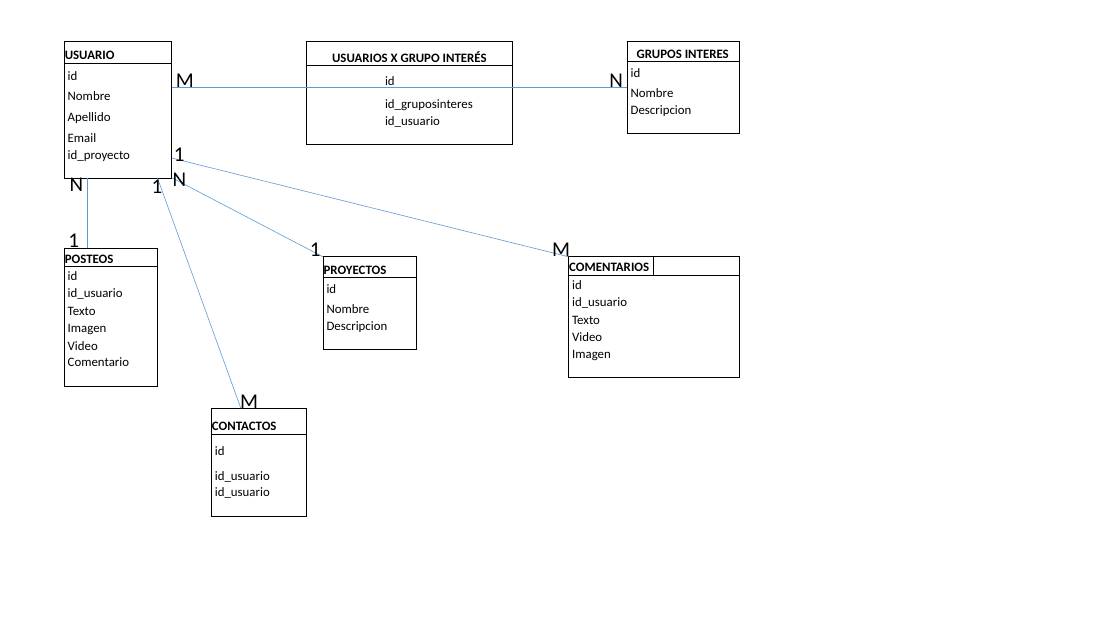
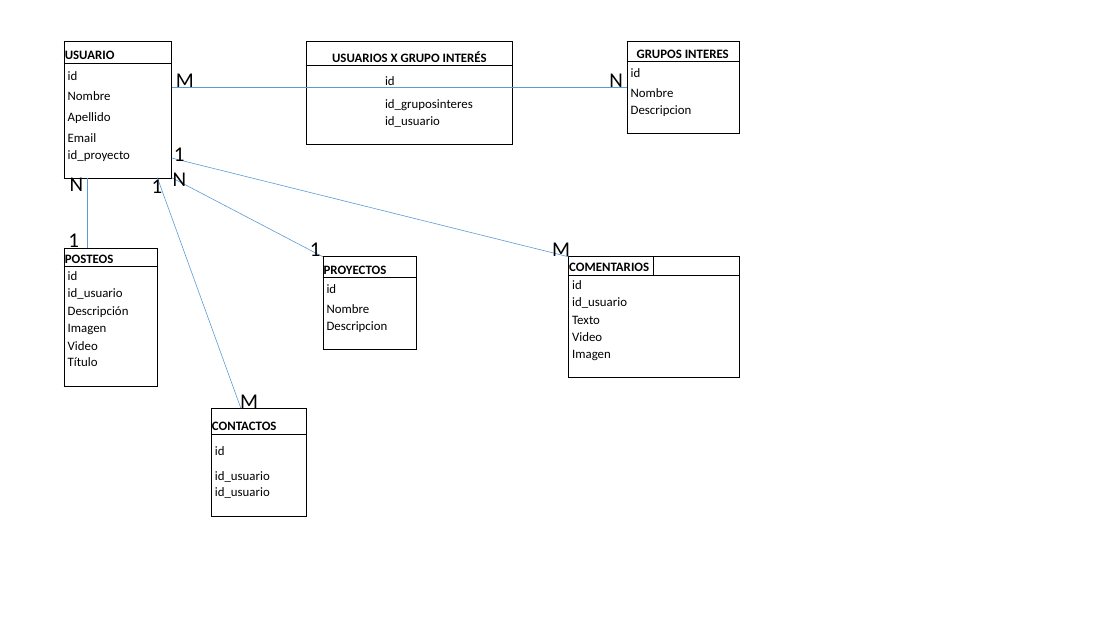
Before and after one commit to pablodlegaspi/proyecto-integrador-frp, a slide deck: slide 1 of deposito-de-archivos/Tablas Vecinos Colaborativos.pptx. Drawn at 1120x630 pixels with LibreOffice and Linux fonts; fonts in the diff are those of the drawing. Boxes give left, top, right and bottom in pixels: in the first picture for what was removed or moved away, otherwise in the second. Text is boxed around its words. In the diff, an @@ line names an element or a change of style, - is before the commit and + after.

Commit message:
agregamos caract a ppt de base de datos

```diff
--- a/deposito-de-archivos/Tablas Vecinos Colaborativos.pptx
+++ b/deposito-de-archivos/Tablas Vecinos Colaborativos.pptx
@@ table at [64,248,157,385] @@
-row 4, column 1: Texto
+row 4, column 1: Descripción
-row 7, column 1: Comentario
+row 7, column 1: Título
```
